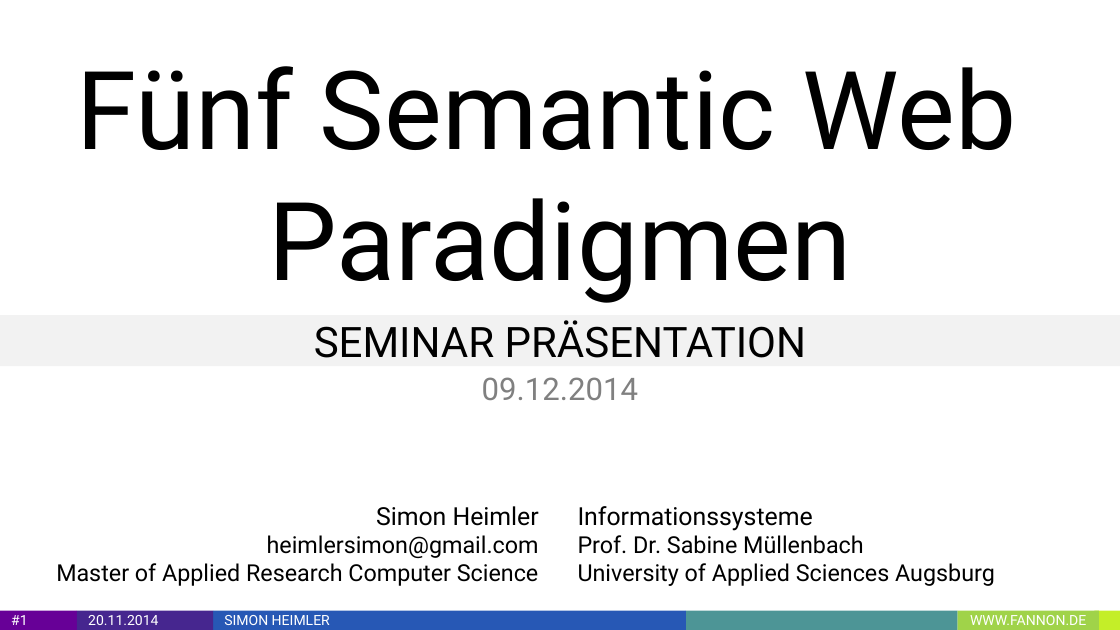
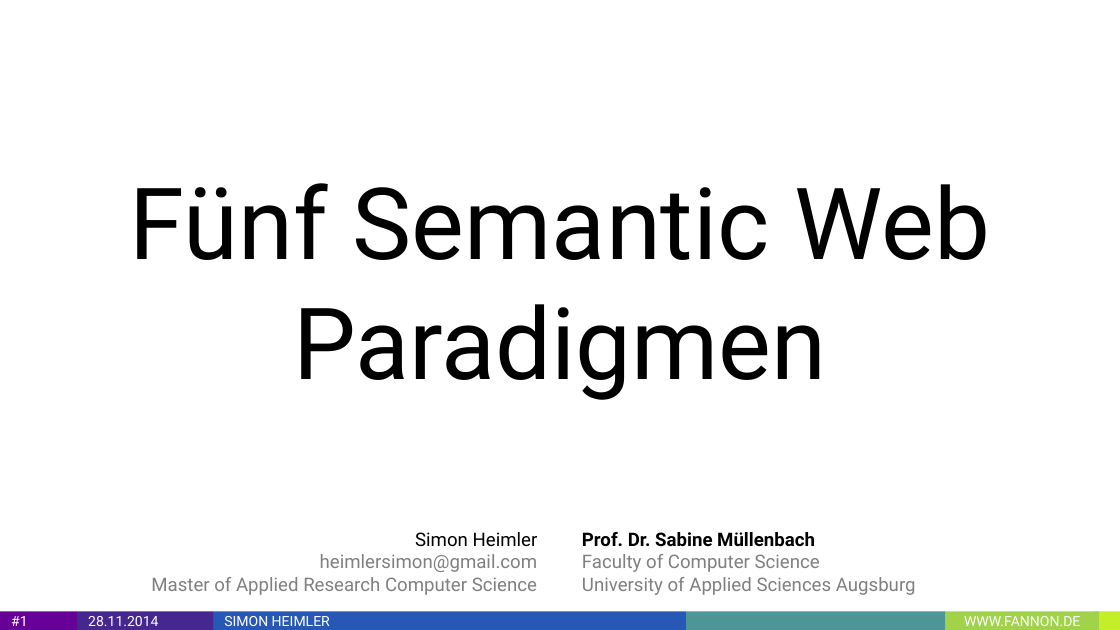
Before and after one commit to Fannon/SemanticWebParadigmen, a slide deck: slide 1 of Semantic Web Paradigmen PPT.pptx. Drawn at 1120x630 pixels with LibreOffice and Linux fonts; fonts in the diff are those of the drawing. Boxes give left, top, right and bottom in pixels: in the first picture for what was removed or moved away, otherwise in the second. Text is boxed around its words. In the diff, an @@ line names an element or a change of style, - is before the commit and + after.

```diff
--- a/Semantic Web Paradigmen PPT.pptx
+++ b/Semantic Web Paradigmen PPT.pptx
@@ title "Fünf Semantic Web Paradigmen": place and size @@
-title "Fünf Semantic Web Paradigmen" at [76,66,1017,303]
+title "Fünf Semantic Web Paradigmen" at [130,183,989,400]
@@ title "Fünf Semantic Web Paradigmen" at [130,183,989,400]: size 70 to 64 pt @@
@@ rectangle removed at [0,315,1120,366] @@
@@ text removed at [314,320,806,358] @@
-SEMINAR PRÄSENTATION
@@ text removed at [482,377,638,400] @@
-09.12.2014
@@ text "Simon Heimler heimlersimon@gmail.com Master of ...": place and size @@
-text "Simon Heimler heimlersimon@gmail.com Master of ..." at [56,506,539,586]
+text "Simon Heimler heimlersimon@gmail.com Master of ..." at [151,532,538,595]
@@ text "Simon Heimler heimlersimon@gmail.com Master of ..." at [151,532,538,595]: size 16 to 12 pt in "Simon Heimler"; size 15 to 12 pt, text colour #000000 to #808080 in "heimlersimon@gmail.com Master of Applied Research Computer S ..."; vertical alignment middle to bottom @@
@@ text at [582,532,916,595]: text changed; size 15 to 12 pt; text colour #000000 to #808080 @@
-Informationssysteme
-Prof. Dr. Sabine Müllenbach
-University of Applied Sciences Augsburg
+Prof. Dr. Sabine Müllenbach
+Faculty of Computer Science
+University of Applied Sciences Augsburg
@@ text "Prof. Dr. Sabine Müllenbach Faculty ..." at [582,532,916,595]: vertical alignment middle to bottom @@
@@ text in rectangle at [88,616,158,626]: text changed @@
-20.11.2014
+28.11.2014
@@ rectangle: place and size @@
-rectangle at [685,610,956,629]
+rectangle at [685,612,945,630]
@@ rectangle "WWW.FANNON.DE": place and size @@
-rectangle "WWW.FANNON.DE" at [958,610,1099,629]
+rectangle "WWW.FANNON.DE" at [945,612,1099,630]
```
Also in this commit, not shown: 8 other slides changed, 21 slides added, 4 slides removed, 2 other files.
